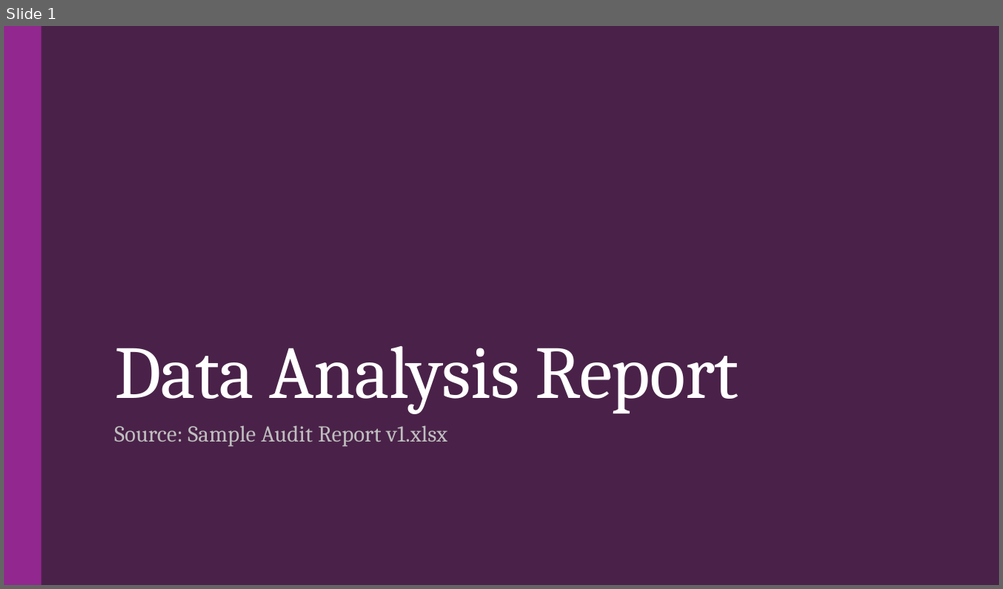
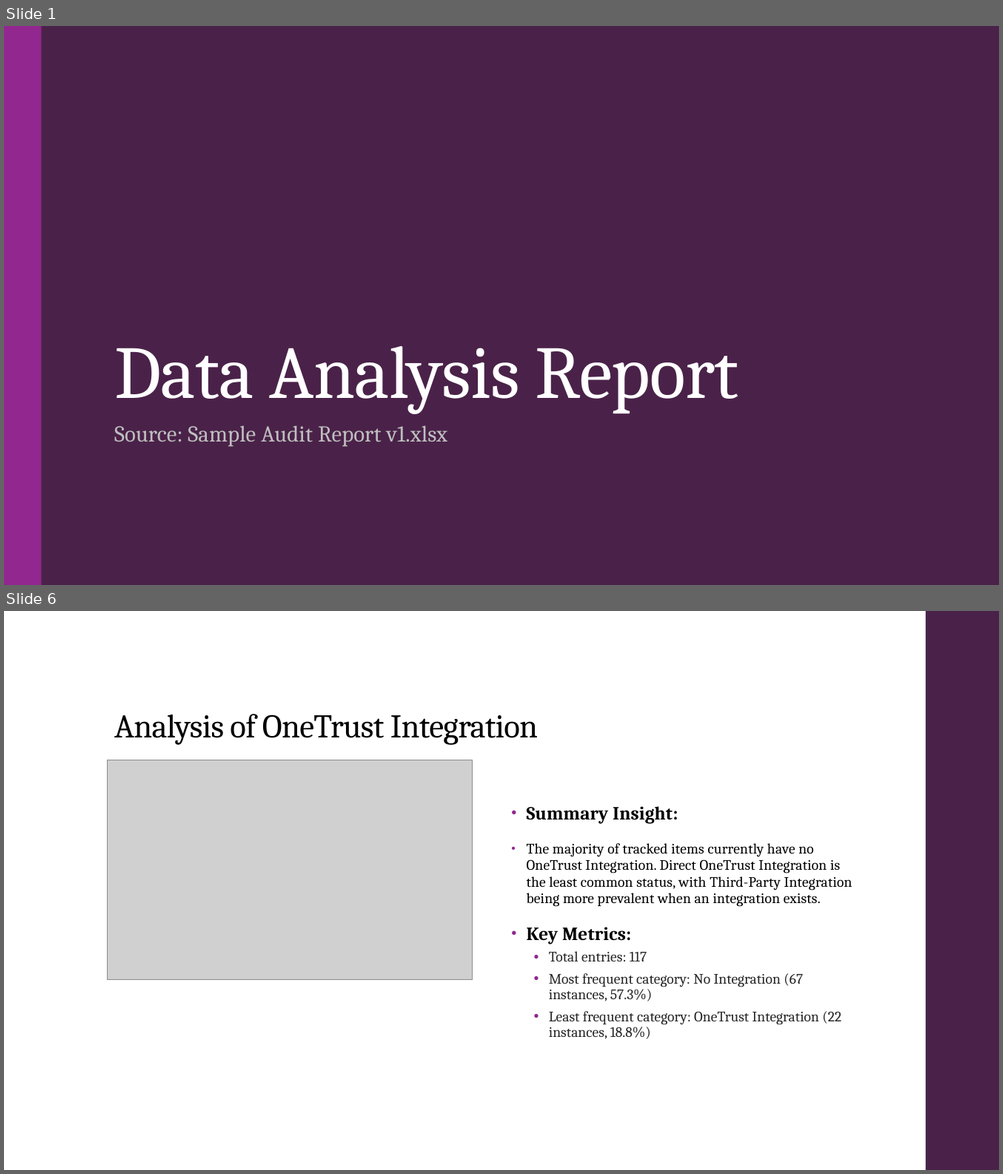
Before and after one commit to droy117/GT_Assignment_PPT_Ex, a slide deck: Debak/Data_Analysis_Report_Report.pptx. Shown one above the other, each under a label of ours: slide 1 before the commit, slides 1 and 6 after it; the slides between them are not shown. The pictures are 1003x589 and 1003x1174 pixels, drawn with LibreOffice and Linux fonts; fonts in the diff are those of the drawing; grey boxes stand for pictures. Boxes give left, top, right and bottom in pixels: in the first picture for what was removed or moved away, otherwise in the second. Text is boxed around its words. In the diff, an @@ line names an element or a change of style, - is before the commit and + after.

Commit message:
add AI insights

```diff
--- a/Debak/Data_Analysis_Report_Report.pptx
+++ b/Debak/Data_Analysis_Report_Report.pptx
@@ slide 6 added at bbox=[4, 611, 999, 1170], background #FFFFFF @@
@@ rectangle added at bbox=[925, 611, 999, 1170], fill #4A2249 @@
@@ title added at bbox=[114, 714, 538, 745], 32 pt, text #000000 @@
+Analysis of OneTrust Integration
@@ picture added at bbox=[107, 760, 472, 980] @@
@@ text added at bbox=[526, 806, 852, 1039], 14 pt, text #000000 @@
+• Summary Insight:
+• The majority of tracked items currently have no OneTrust Integration. Direct OneTrust Integration is the least common status, with Third-Party Integration being more prevalent when an integration exists.
+• Key Metrics:
+  • Total entries: 117
+  • Most frequent category: No Integration (67 instances, 57.3%)
+  • Least frequent category: OneTrust Integration (22 instances, 18.8%)
```
Also in this commit, not shown: 3 slides changed, 10 other slides added, 9 slides removed, 6 other files.
